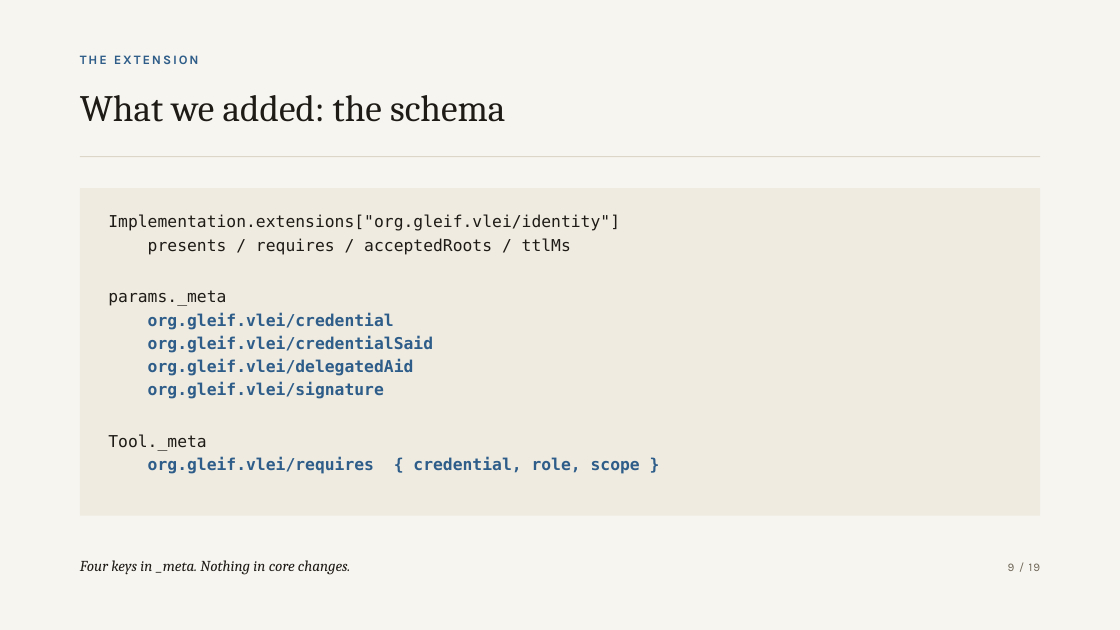
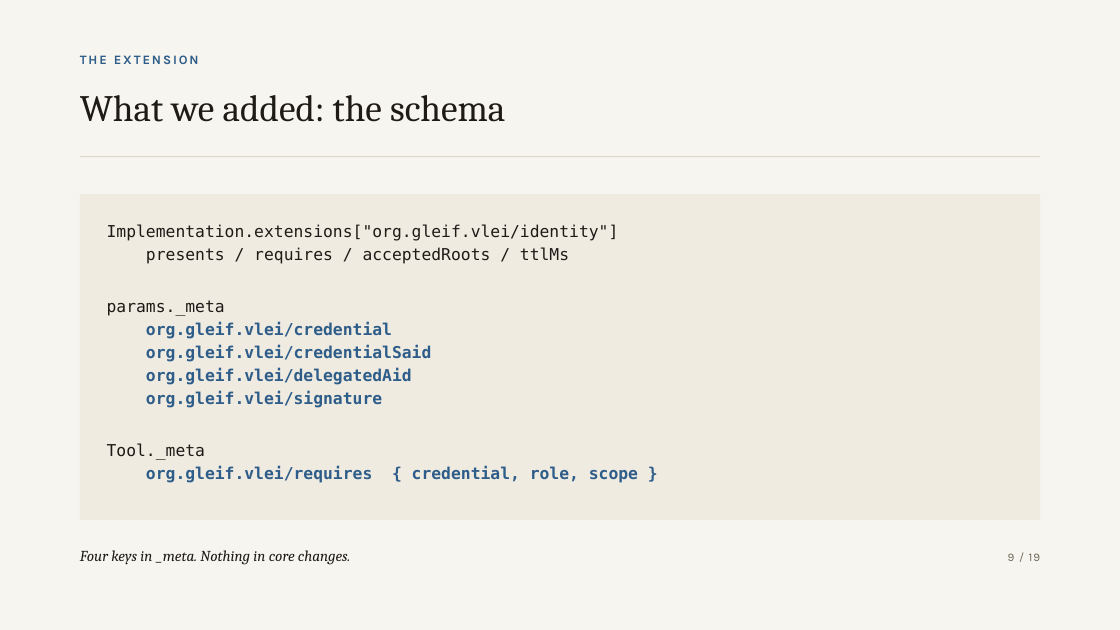
Before and after one commit to zuemen/mcp-vlei, a slide deck: slide 9 of docs/slides/mcp-vlei.pptx. Drawn at 1120x630 pixels with LibreOffice and Linux fonts; fonts in the diff are those of the drawing. Boxes give left, top, right and bottom in pixels: in the first picture for what was removed or moved away, otherwise in the second. Text is boxed around its words. In the diff, an @@ line names an element or a change of style, - is before the commit and + after.

```diff
--- a/docs/slides/mcp-vlei.pptx
+++ b/docs/slides/mcp-vlei.pptx
@@ rectangle: place and size @@
-rectangle at (80, 188, 1040, 516)
+rectangle at (80, 194, 1040, 520)
@@ text "Implementation.extensions["org.gleif.vlei/identity"]": place and size @@
-text "Implementation.extensions["org.gleif.vlei/identity"]" at (108, 214, 640, 474)
+text "Implementation.extensions["org.gleif.vlei/identity"]" at (107, 224, 638, 483)
@@ text "Four keys in _meta. Nothing ...": place and size @@
-text "Four keys in _meta. Nothing ..." at (80, 560, 350, 575)
+text "Four keys in _meta. Nothing ..." at (80, 550, 350, 565)
@@ text "9 / 19": place and size @@
-text "9 / 19" at (1008, 563, 1041, 571)
+text "9 / 19" at (1008, 553, 1041, 561)
```
Also in this commit, not shown: 17 other slides changed, 2 other files.
